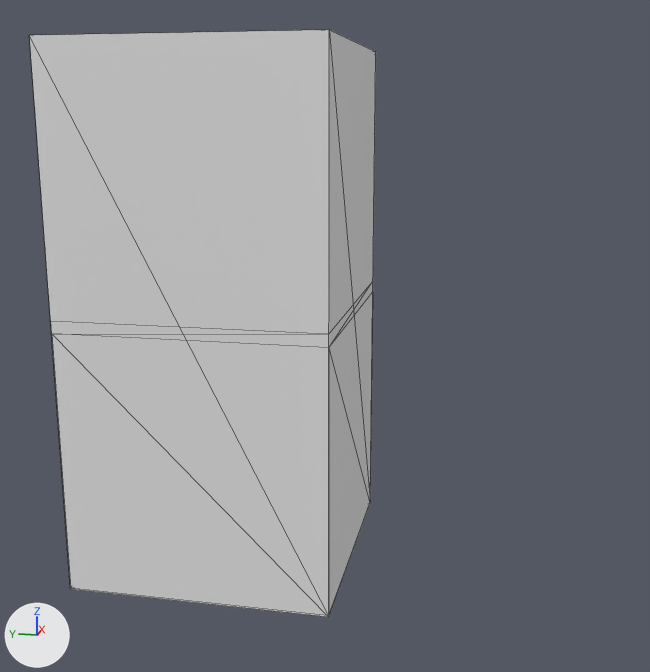
Before and after pictures for a commit that changed the glTF model models/blendermeshlibrary.glb.
Both versions are drawn from a camera (50 mm lens) standing at (-2.9, -0.91, 1.31) and looking at (-0.03, -0.34, 0.59). The lights are fixed; the arrows at lower left show +X, +Y and +Z. Mesh edges are drawn as thin lines. Where no turn or scale is listed for an object, it has been applied to the vertices.

Objects in the first picture: 'Wall'.
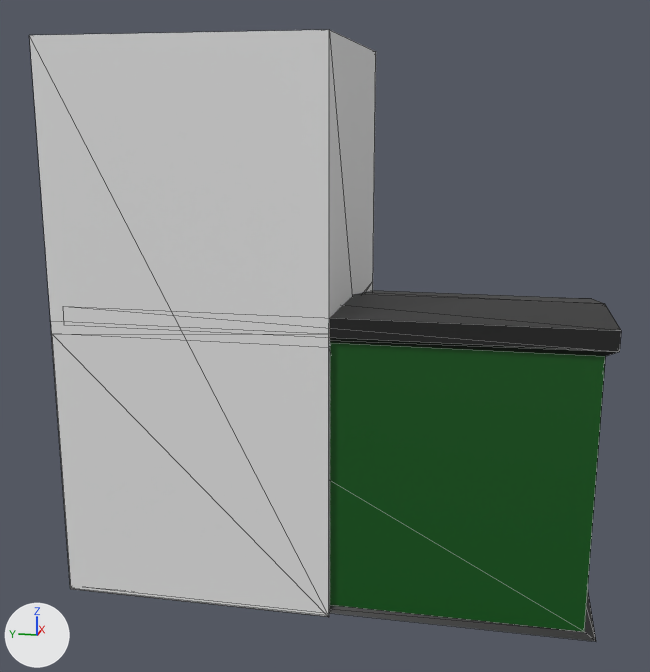
Where the newer file only moved an object's origin or applied its transform, the numbers keep the older frame.

Where the change shows, as pixel boxes [x1, y1, x2, y2] in the pictures (650 x 672 px):
'Dumpster', added (green)
    after: [329, 291, 621, 641]
    faces in mat_material (dark green #005610): [330, 343, 606, 632]
    faces in mat_material_002 (black #1b1b1b): [329, 291, 621, 641]

What changed in the scene script:
```text
Add mat_material:
    mat_material = principled_material('Material')
    mat_material.base_color = (0.0, 0.0931, 0.00499)  # dark green #005610
Add mat_material_002:
    mat_material_002 = principled_material('Material.002')
    mat_material_002.base_color = (0.0107, 0.0107, 0.0107)  # black #1b1b1b
Add me_cube_004:
    me_cube_004.from_pydata(...)  # 30 vertices, 56 faces; spans x -0.43..0.43, y -1.23..0.39, z -0.19..0.74
    # faces by material slot: [16, 40]
    me_cube_004.materials.append(mat_material)  # dark green #005610
    me_cube_004.materials.append(mat_material_002)  # black #1b1b1b
Add ob_dumpster:
    ob_dumpster = bpy.data.objects.new('Dumpster', me_cube_004)
    ob_dumpster.location = (0.0, 0.0, 0.0)
```
